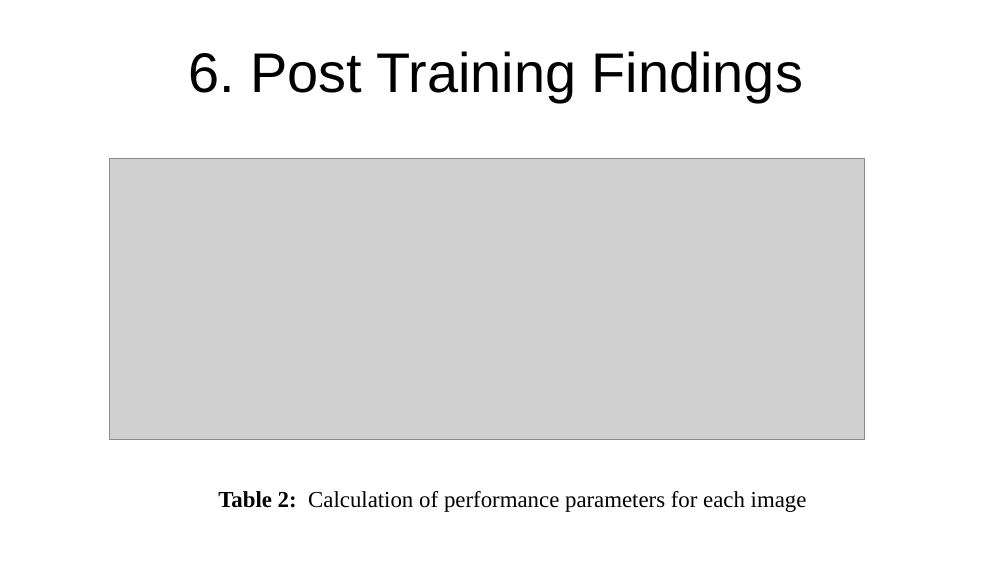
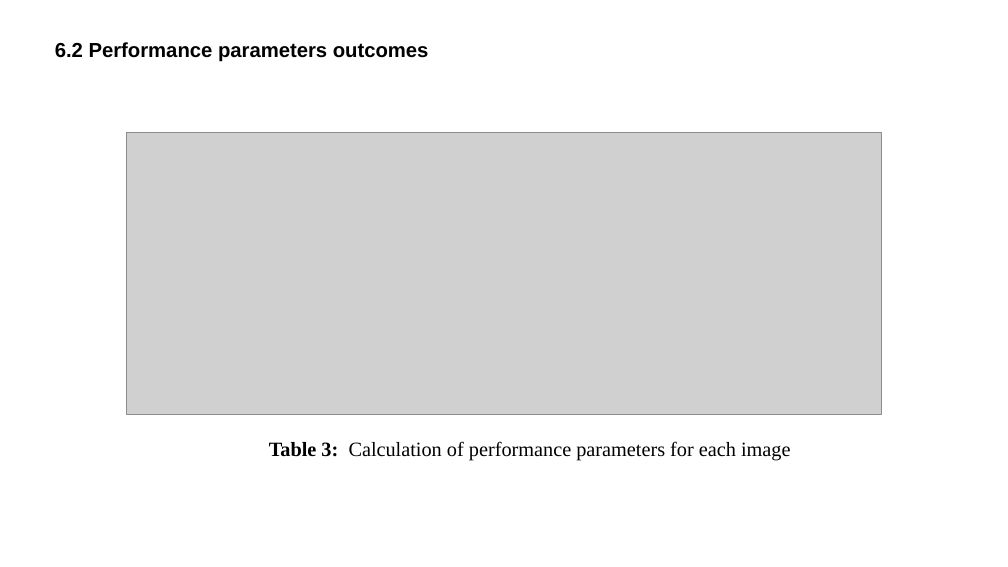
Before and after one commit to tirtharajsinha/Autoencoder_for_image_compression, a slide deck: slide 14 of 30_04_22_1840.pptx (slide 12 before the commit). Drawn at 1008x567 pixels with LibreOffice and Linux fonts; fonts in the diff are those of the drawing; grey boxes stand for pictures. Boxes give left, top, right and bottom in pixels: in the first picture for what was removed or moved away, otherwise in the second. Text is boxed around its words. In the diff, an @@ line names an element or a change of style, - is before the commit and + after.

```diff
--- a/30_04_22_1840.pptx
+++ b/30_04_22_1840.pptx
@@ text added at (55, 42, 429, 62), 16 pt, text #000000, bold @@
+  6.2 Performance parameters outcomes
@@ title removed at (188, 51, 803, 102) @@
-6. Post Training Findings
@@ picture: place and size @@
-picture at (110, 158, 864, 440)
+picture at (127, 133, 882, 414)
@@ text at (269, 441, 790, 460): text changed; size 18 to 16 pt @@
-Table 2: Calculation of performance parameters for each image
+Table 3: Calculation of performance parameters for each image
```
Also in this commit, not shown: 12 other slides changed, 3 slides added, 1 slide removed, 1 other file.
